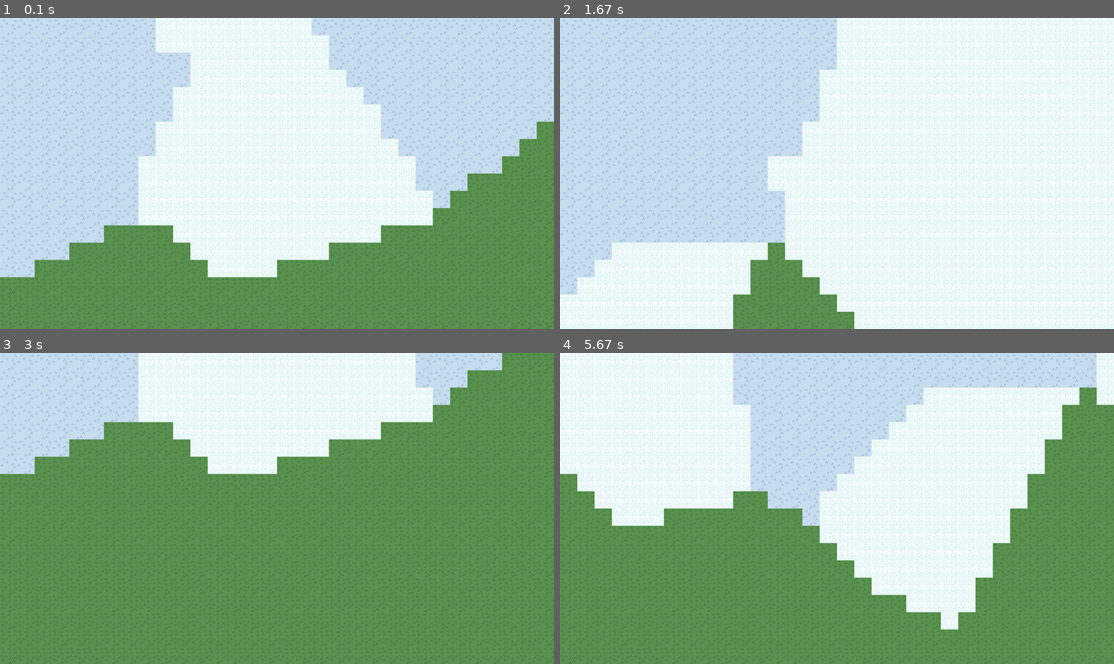
Above: before the commit, frames 1-4 (two rows, left to right).
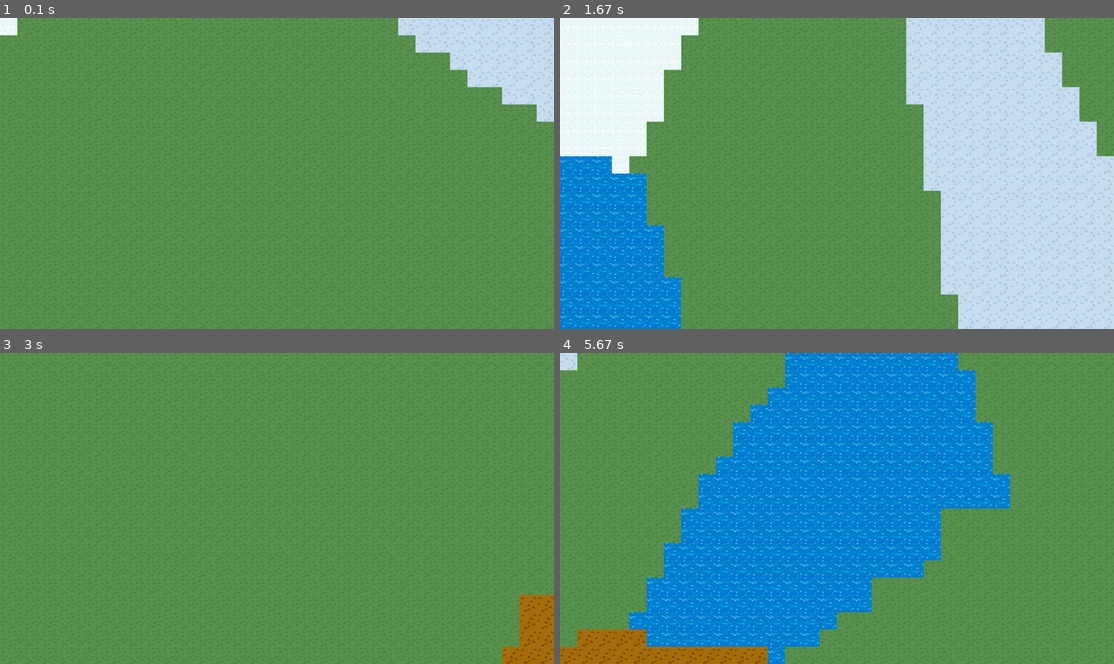
Above: after the commit, the same moments.

Repository: Matimed/Barbarism
Game: pygame game, started from barbarism.py
Same seed, same stepped clock (60 frames per second), same inputs: the game is played once before the commit and once after it.
Inputs:
- Up to frame 1 (0.1 s): no input
- Up to frame 2 (1.67 s): hold Right 0.33-0.8 s; hold Up 0.83-1.13 s; hold Right 1.17-1.63 s
- Up to frame 3 (3 s): hold Left 1.67-2.2 s; hold Down 2.23-2.53 s; hold Left 2.57-2.97 s
- Up to frame 4 (5.67 s): hold Up 3-3.37 s; hold Right 3.4-4.03 s; hold Down 4.07-4.43 s; hold Left 4.47-4.93 s; hold Right 4.97-5.43 s; hold Up from 5.47 s (still down)

The runs differ from the first frame. In frame 1, 63% of the frame differs, in the area x 0-97%, y 0-84%; in frame 2, 96%, in the area x 0-100%, y 0-100%; in frame 3, 26%; in frame 4, 72%.

Commit message:
_genetate_cells method modified to better respect the occurrences of the biomes.

Diff:
--- a/lib/abstract_data_types/matrix.py
+++ b/lib/abstract_data_types/matrix.py
@@ -466,9 +466,9 @@
         return voronoi
 
 
-
     def _find_closest_seed(self, matrix_piece, seeds:dict):
-        """ It is a method used to calculate the voronoi tessellation
+        """ It is a Divide-and-Conquer algorithm
+            used to calculate the voronoi tessellation
             that checks if there is a seed that is closer
             than the rest of all the corners of the matrix_piece.
             If there is it returns it together with the given matrix,
--- a/src/model/biomes_manager.py
+++ b/src/model/biomes_manager.py
@@ -12,8 +12,7 @@
             Parameters:
                 temperature:  Is used to order it in its generation.
 
-                ocurrence:  Range from 0 to 1 that indicates
-                    the probability of occurrence when random is called.
+                ocurrence:  Probability of occurrence when random is called.
 
                 friction:   Range from 0 to 1 that indicates how much it costs
                     the characters to move through the terrain.
@@ -28,13 +27,13 @@
     #We declare the biomes here and use the .__ func __ () because
     # it is the best way to call a static method from the class body.
     biomes = {
-        Biome.SNOW: detail_biome.__func__(temperature=0, friction=0.3),
-        Biome.TUNDRA: detail_biome.__func__(temperature=0, ocurrence=0.5),
-        Biome.GRASS: detail_biome.__func__(temperature=1, ocurrence=1),
-        Biome.FLOWERED: detail_biome.__func__(temperature=1, ocurrence=0.2),
-        Biome.OCEAN: detail_biome.__func__(temperature=1, ocurrence=0.1),
-        Biome.SAVANNA: detail_biome.__func__(temperature=2, ocurrence=0.5),
-        Biome.DESERT: detail_biome.__func__(temperature=2, ocurrence=0.3),
+        Biome.SNOW: detail_biome.__func__(temperature=0, friction=0.3, ocurrence=0.3),
+        Biome.TUNDRA: detail_biome.__func__(temperature=1, ocurrence=0.4),
+        Biome.GRASS: detail_biome.__func__(temperature=2, ocurrence=1),
+        Biome.FLOWERED: detail_biome.__func__(temperature=2, ocurrence=0.1),
+        Biome.OCEAN: detail_biome.__func__(temperature=2, ocurrence=0.1),
+        Biome.SAVANNA: detail_biome.__func__(temperature=3, ocurrence=0.4),
+        Biome.DESERT: detail_biome.__func__(temperature=4, ocurrence=0.3),
     }
 
 
--- a/src/model/world.py
+++ b/src/model/world.py
@@ -10,11 +10,19 @@
         are all the characters and buildings of the game
     """
 
-    def __init__(self, size:tuple = (128,128), min_size:tuple = (20,30)):
+    def __init__(self, size:tuple = (128,128), min_size:tuple = (20,30), biomes:int=64):
+        assert biomes <=128, \
+            "So many biomes take a long time to generate the world"
+
+        assert size[0]/2 >= biomes, (
+            "The requested number of biomes"
+            "is not very suitable for the size of the map"
+        )
+
         self.size = size
         self.positions = self._generate_positions(size)
         self.chunks= self._generate_chunks(min_size, size, self.positions)
-        self.cells = self._generate_cells(self.positions)
+        self.cells = self._generate_cells(self.positions,biomes)
 
 
     def get_position(self, position_index) -> (Chunk,Position):
@@ -100,25 +108,24 @@
         )
 
 
-    def _generate_cells(self, positions:Matrix, biomes_qty=100) -> dict:
+    def _generate_cells(self, positions:Matrix, biomes_qty=64) -> dict:
         """ Receives an iterable of Position type objects and
             generate a dict of Biomes with a position as key.
         """
 
-        temperatures = sorted({
+        rows = sorted({
             BiomesManager.get_temperature(biome)
             for biome in BiomesManager.get_biomes()
         })
 
         heat_zones = list()
-        for temperature in temperatures:
+        for temperature in rows:
             heat_zones.append(temperature)
 
-        for temperature in reversed(temperatures):
+        for temperature in reversed(rows):
             heat_zones.append(temperature)
 
-        rows_per_zone = positions.length()[0]// len(heat_zones)
-
+        rows_biome = positions.length()[0]/ biomes_qty
         biomes= dict()
         for i in range (biomes_qty):
             biome = BiomesManager.select_random(BiomesManager.get_biomes())
@@ -126,20 +133,31 @@
             biomes.setdefault(temperature, list())
             biomes[temperature].append(biome)
 
+        rows_temperature = {
+            temperature: int((len(biomes[temperature]) * rows_biome) /
+            (heat_zones.count(temperature))) for temperature in biomes
+        }
+
         seeds = dict()
         seeds_index = dict()
         seed = 1
         while biomes:
+            start_row = 0
+            stop_row = rows_temperature[0]-1
             for i,temperature in enumerate(heat_zones):
                 if temperature in biomes and biomes[temperature]:
+                    if i != 0:
+                        start_row = stop_row
+                        stop_row += rows_temperature[temperature]
+
+                    row = positions.get_row(
+                        random.randrange(start_row, stop_row)
+                    )
                     biome = biomes[temperature].pop()
-                    row = positions.get_row(
-                        i * rows_per_zone + random.randrange(0,rows_per_zone-1)
-                    )
-
                     seeds[seed] = biome
                     seeds_index[seed] = (random.choice(row).get_index())
                     seed +=1
+
                 else:
                     if temperature in biomes:
                         biomes.pop(temperature)
